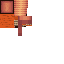
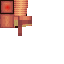
Comparing the layer stacks of the two 64px x 64px images. Changes:
added layer "HOT" (multiply, 80%) above "Layer 10 copy" over [3, 3, 12, 12]
added layer "Layer 10 copy" above "Layer 10" over [0, 14, 14, 28]
moved "Layer 10" above "Layer 4 copy 3", painted on it over [3, 3, 12, 12]
removed layer "Layer 8" over [3, 3, 12, 6]
removed layer "Layer 7" over [3, 8, 12, 12]
added layer "Layer 11" above "Layer 6 copy 7" over [14, 20, 18, 26]
